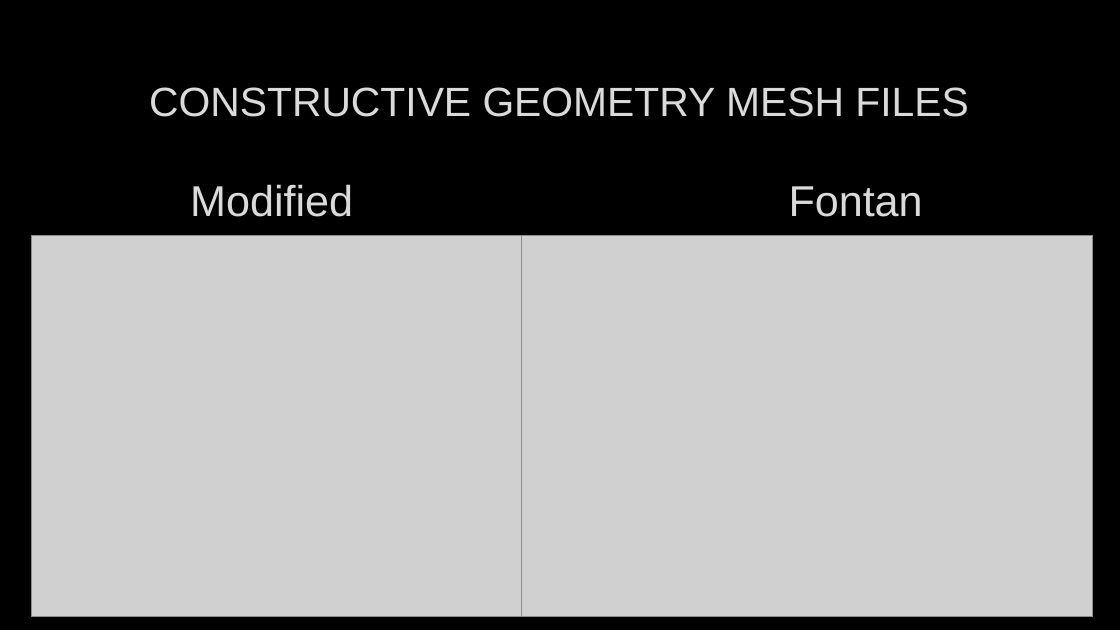
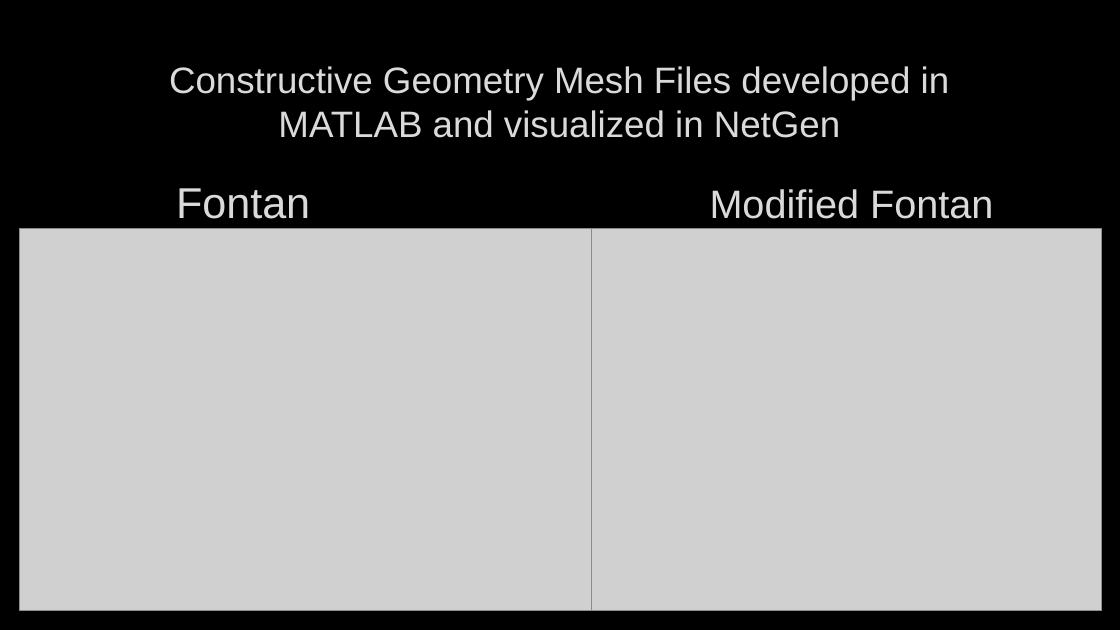
Before and after one commit to csapidus/modified-fontan, a slide deck: slide 3 of administrative/BMED 4699, Mahdi Al-Husseini.pptx. Drawn at 1120x630 pixels with LibreOffice and Linux fonts; fonts in the diff are those of the drawing; grey boxes stand for pictures; background and template pictures are left out. Boxes give left, top, right and bottom in pixels: in the first picture for what was removed or moved away, otherwise in the second. Text is boxed around its words. In the diff, an @@ line names an element or a change of style, - is before the commit and + after.

Commit message:
updating solver, applied to fontan and alternative procedures

```diff
--- a/administrative/BMED 4699, Mahdi Al-Husseini.pptx
+++ b/administrative/BMED 4699, Mahdi Al-Husseini.pptx
@@ title at <box>169,66,950,138</box>: text changed; size 35 to 31.5 pt @@
-CONSTRUCTIVE GEOMETRY MESH FILES
+Constructive Geometry Mesh Files developed in MATLAB and visualized in NetGen
@@ text "Fontan": place and size @@
-text "Fontan" at <box>789,186,923,217</box>
+text "Fontan" at <box>176,188,310,219</box>
@@ text at <box>710,189,993,219</box>: text changed; size 37 to 34 pt @@
-Modified
+Modified Fontan
@@ picture: place and size @@
-picture at <box>522,235,1093,617</box>
+picture at <box>20,229,592,610</box>
@@ picture: place and size @@
-picture at <box>31,235,603,617</box>
+picture at <box>529,229,1102,610</box>
```
Also in this commit, not shown: 4 other slides changed, 1 slide added, 21 other files.
